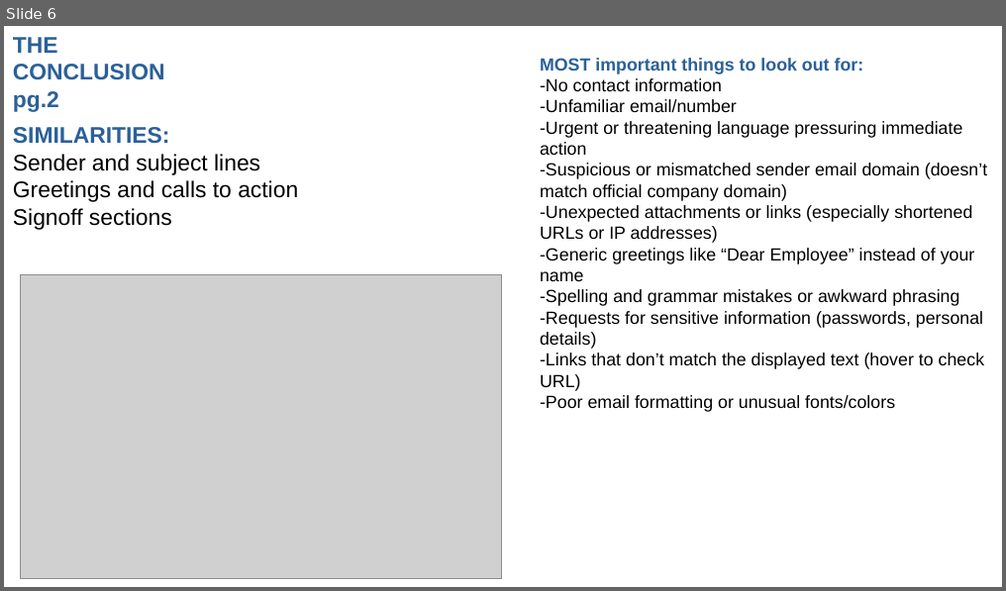
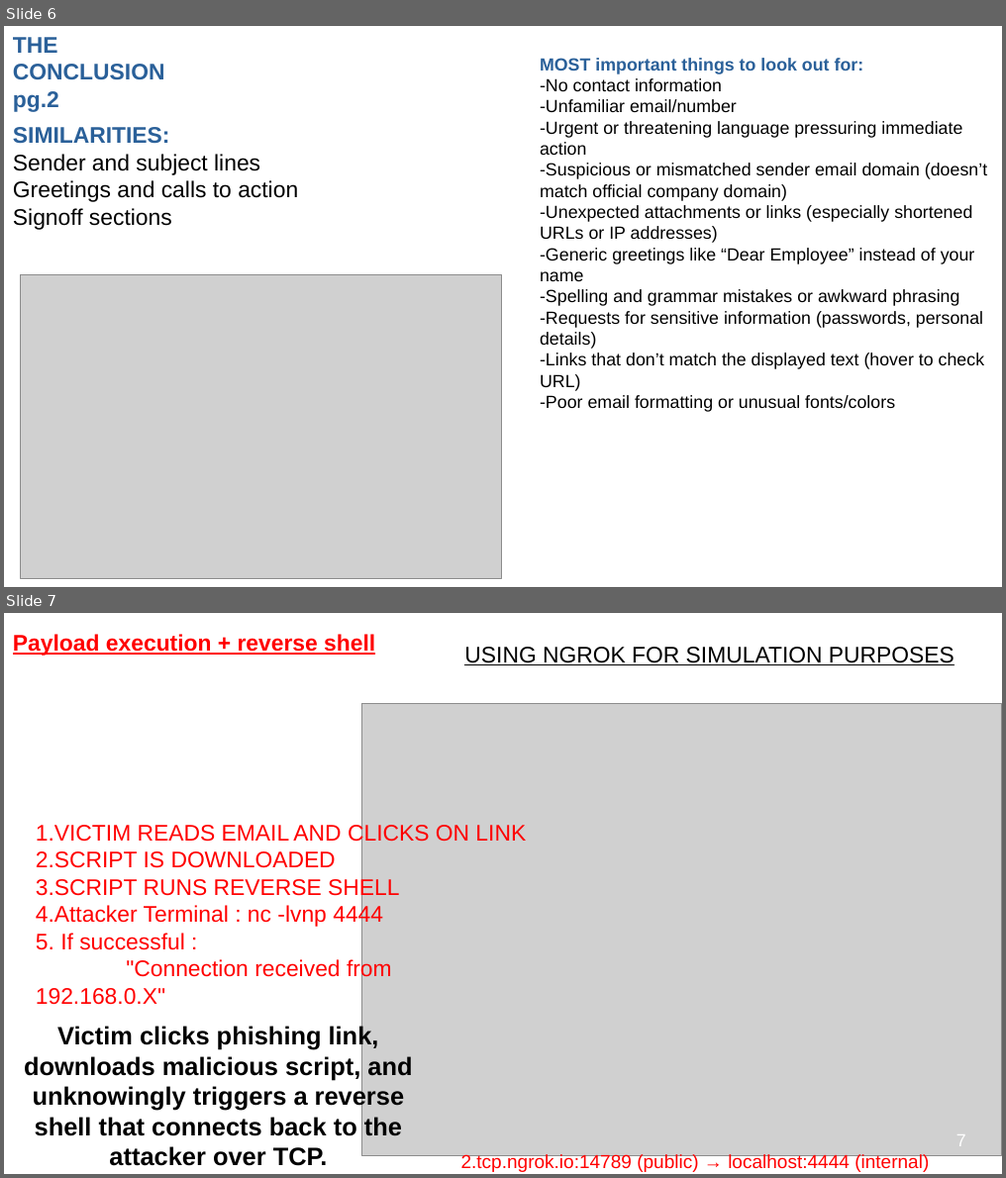
Before and after one commit to dzoraj/Simulated-Corporate-Cyber-Attack, a slide deck: Simulated Corporate Cyber-Attack.odp. Shown one above the other, each under a label of ours: slide 6 before the commit, slides 6 and 7 after it. The pictures are 1006x591 and 1006x1178 pixels, drawn with LibreOffice and Linux fonts; fonts in the diff are those of the drawing; grey boxes stand for pictures. Boxes give left, top, right and bottom in pixels: in the first picture for what was removed or moved away, otherwise in the second. Text is boxed around its words. In the diff, an @@ line names an element or a change of style, - is before the commit and + after.

Commit message:
payload execution part

```diff
--- a/Simulated Corporate Cyber-Attack.odp
+++ b/Simulated Corporate Cyber-Attack.odp
@@ slide 7 added at <box>4,613,1002,1174</box>, background #FFFFFF @@
@@ text added at <box>13,634,375,656</box>, 18 pt, text #FF0000, bold, underline @@
+Payload execution + reverse shell
@@ text added at <box>464,647,954,665</box>, 18 pt, text #000000, underline @@
+USING NGROK FOR SIMULATION PURPOSES
@@ picture added at <box>361,703,1002,1157</box> @@
@@ text added at <box>36,823,526,1005</box>, 18 pt, text #FF0000 @@
+1.VICTIM READS EMAIL AND CLICKS ON LINK
+2.SCRIPT IS DOWNLOADED
+3.SCRIPT RUNS REVERSE SHELL
+4.Attacker Terminal : nc -lvnp 4444
+5. If successful :
+"Connection received from 192.168.0.X"
@@ text added at <box>24,1025,412,1166</box>, 20 pt, text #000000, bold @@
+Victim clicks phishing link, downloads malicious script, and unknowingly triggers a reverse shell that connects back to the attacker over TCP.
@@ page number added at <box>956,1135,966,1147</box>, 14 pt, text #FFFFFF @@
+7
@@ text added at <box>461,1154,929,1172</box>, 15 pt, text #FF0000 @@
+2.tcp.ngrok.io:14789 (public) → localhost:4444 (internal)
```
Also in this commit, not shown: 4 slides changed, 4 other slides added, 2 slides removed.
